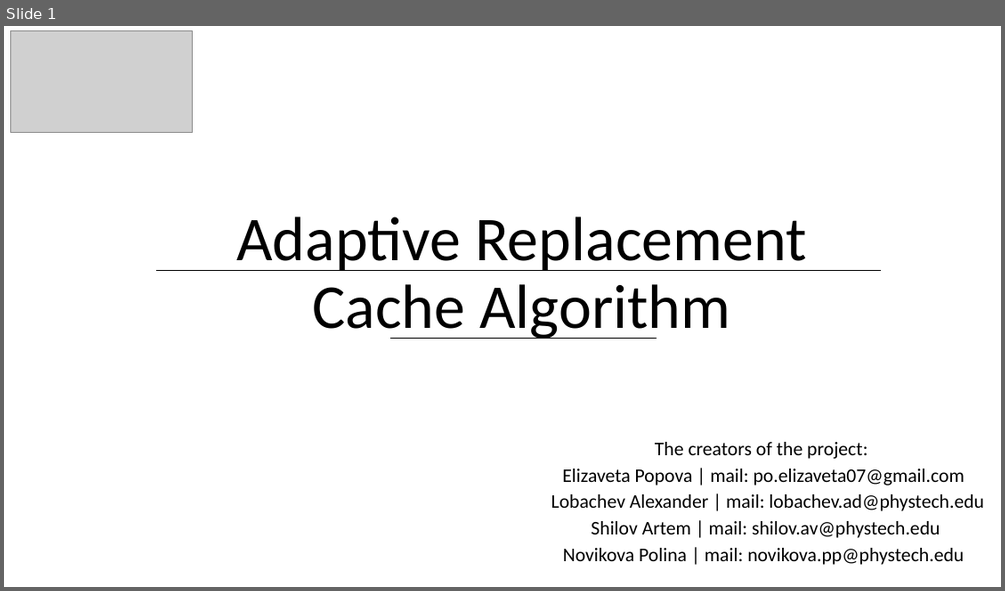
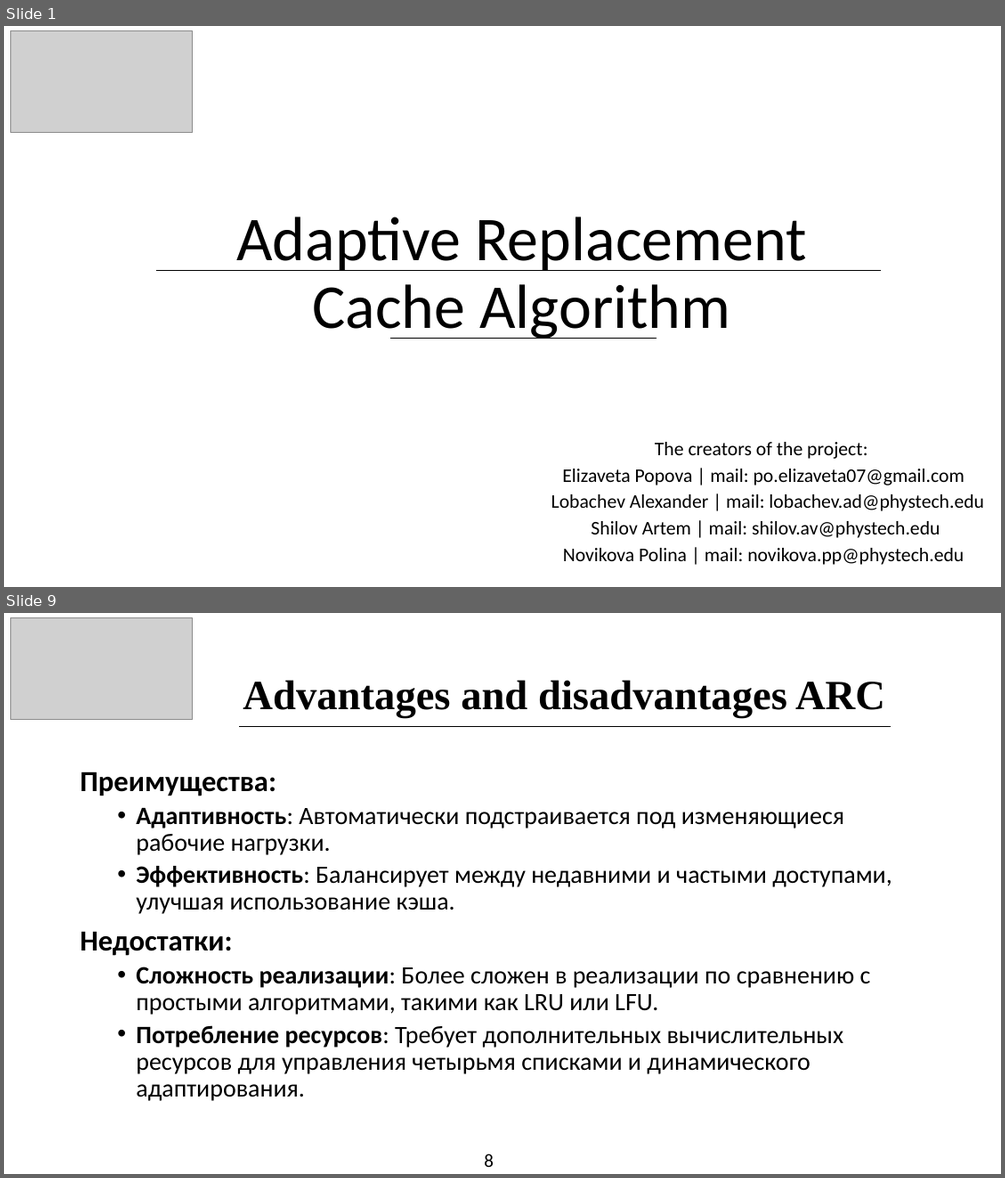
Before and after one commit to Asterialka/Arc-Cash-General, a slide deck: Adaptive Replacement Cache Algorithm.pptx. Shown one above the other, each under a label of ours: slide 1 before the commit, slides 1 and 9 after it; the slides between them are not shown. The pictures are 1005x591 and 1005x1178 pixels, drawn with LibreOffice and Linux fonts; fonts in the diff are those of the drawing; grey boxes stand for pictures. Boxes give left, top, right and bottom in pixels: in the first picture for what was removed or moved away, otherwise in the second. Text is boxed around its words. In the diff, an @@ line names an element or a change of style, - is before the commit and + after.

```diff
--- a/Adaptive Replacement Cache Algorithm.pptx
+++ b/Adaptive Replacement Cache Algorithm.pptx
@@ slide 9 added at [4, 613, 1001, 1174], background #FFFFFF @@
@@ picture added at [11, 618, 193, 720] @@
@@ title added at [243, 680, 885, 718], 40 pt, text #000000, bold @@
+Advantages and disadvantages ARC
@@ line added from (239, 727) to (890, 727), #000000 1 pt @@
@@ text added at [80, 771, 891, 1101], 24 pt, text #000000 @@
+Преимущества:
+  • Адаптивность: Автоматически подстраивается под изменяющиеся рабочие нагрузки.
+  • Эффективность: Балансирует между недавними и частыми доступами, улучшая использование кэша.
+Недостатки:
+  • Сложность реализации: Более сложен в реализации по сравнению с простыми алгоритмами, такими как LRU или LFU.
+  • Потребление ресурсов: Требует дополнительных вычислительных ресурсов для управления четырьмя списками и динамического адаптирования.
@@ text added at [484, 1153, 494, 1167], 18 pt, text #000000 @@
+8
```
Also in this commit, not shown: 7 slides changed, 3 other slides added, 1 slide removed.
